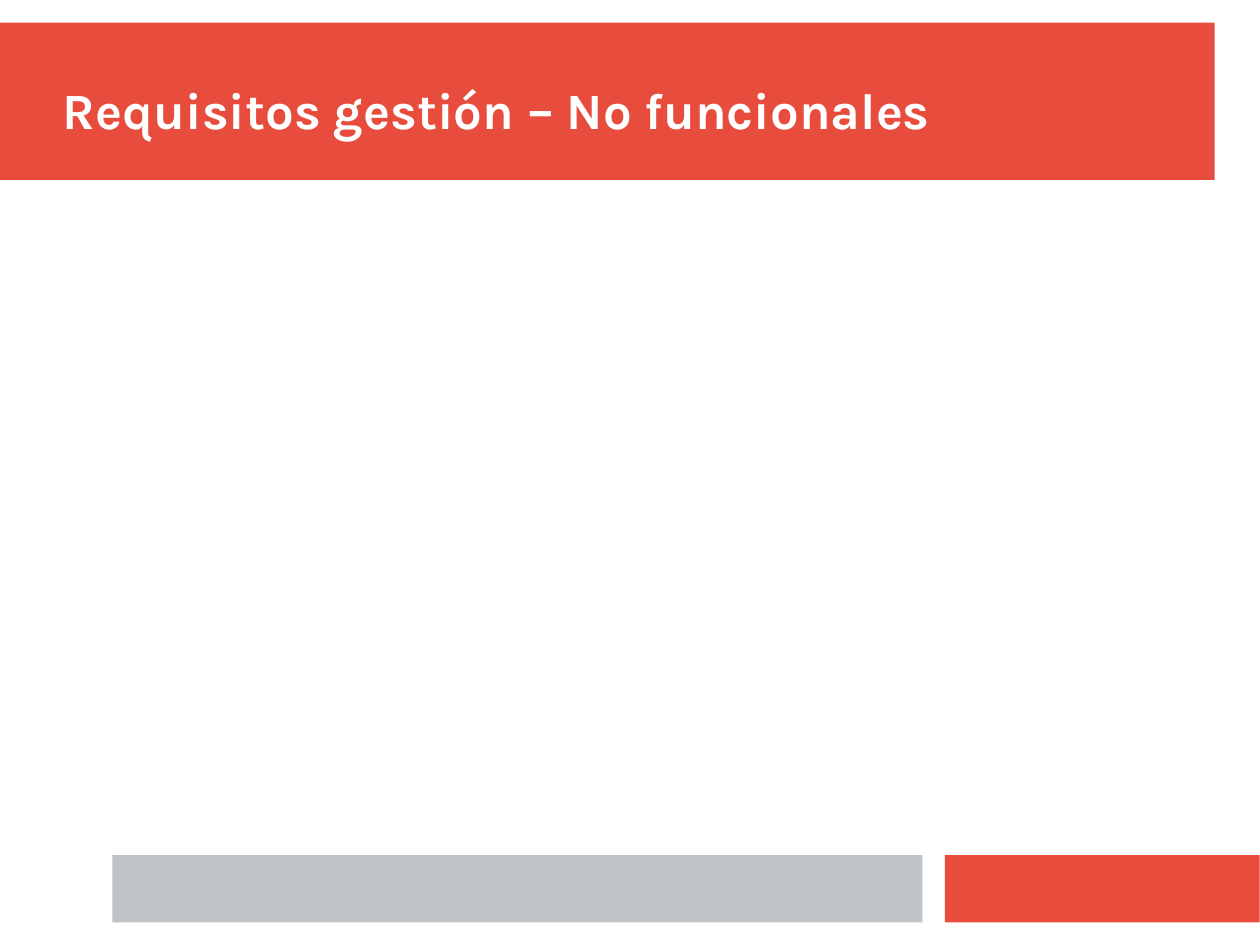
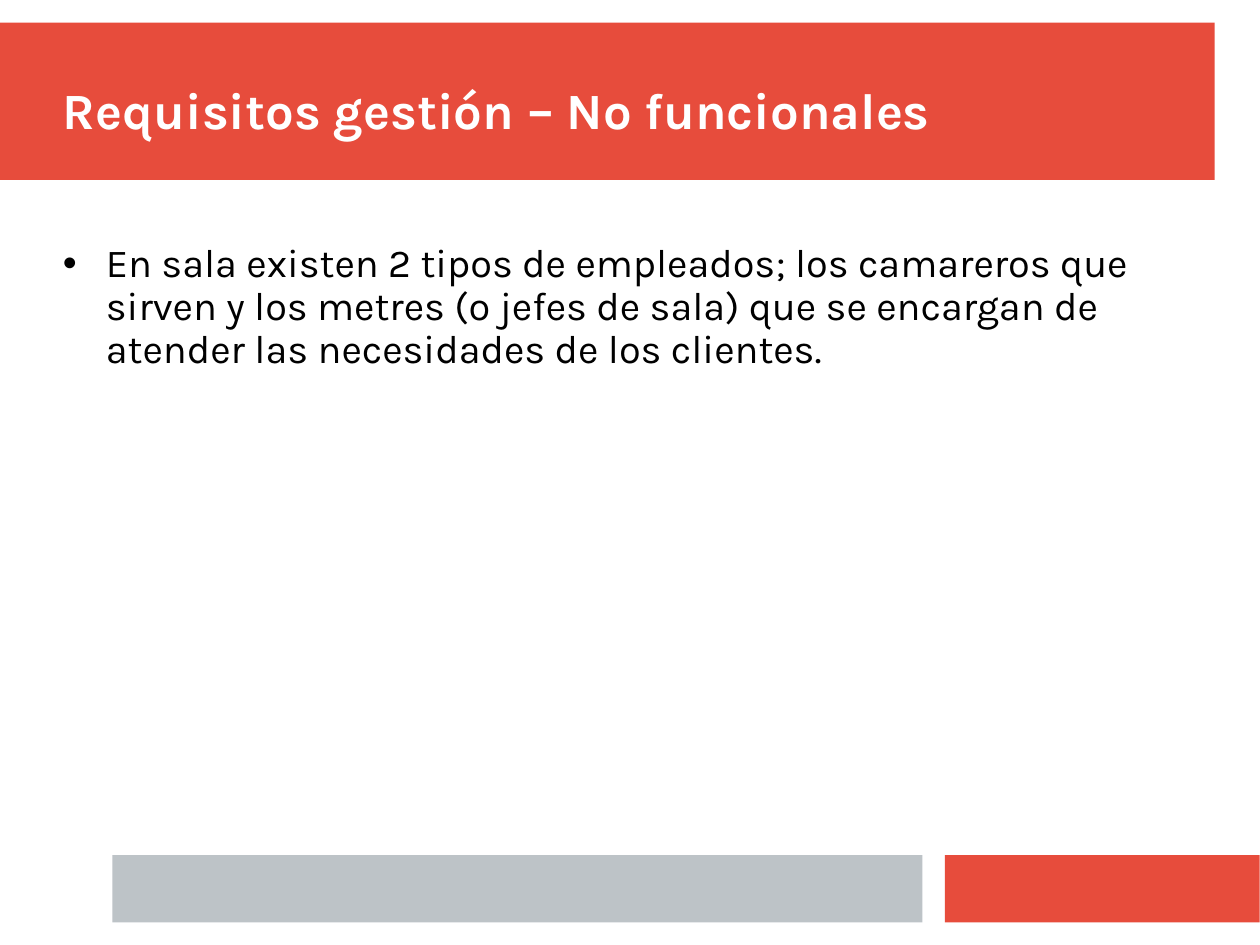
Before and after one commit to Juanba1998/APP-Restaurante, a slide deck: slide 8 of Material/Presentación/presentacion.pptx. Drawn at 1260x945 pixels with LibreOffice and Linux fonts; fonts in the diff are those of the drawing. Boxes give left, top, right and bottom in pixels: in the first picture for what was removed or moved away, otherwise in the second. Text is boxed around its words. In the diff, an @@ line names an element or a change of style, - is before the commit and + after.

```diff
--- a/Material/Presentación/presentacion.pptx
+++ b/Material/Presentación/presentacion.pptx
@@ subtitle added at bbox=[106, 249, 1128, 364], 25 pt, text #000000 @@
+• En sala existen 2 tipos de empleados; los camareros que sirven y los metres (o jefes de sala) que se encargan de atender las necesidades de los clientes.
```
Also in this commit, not shown: 5 other slides changed.
